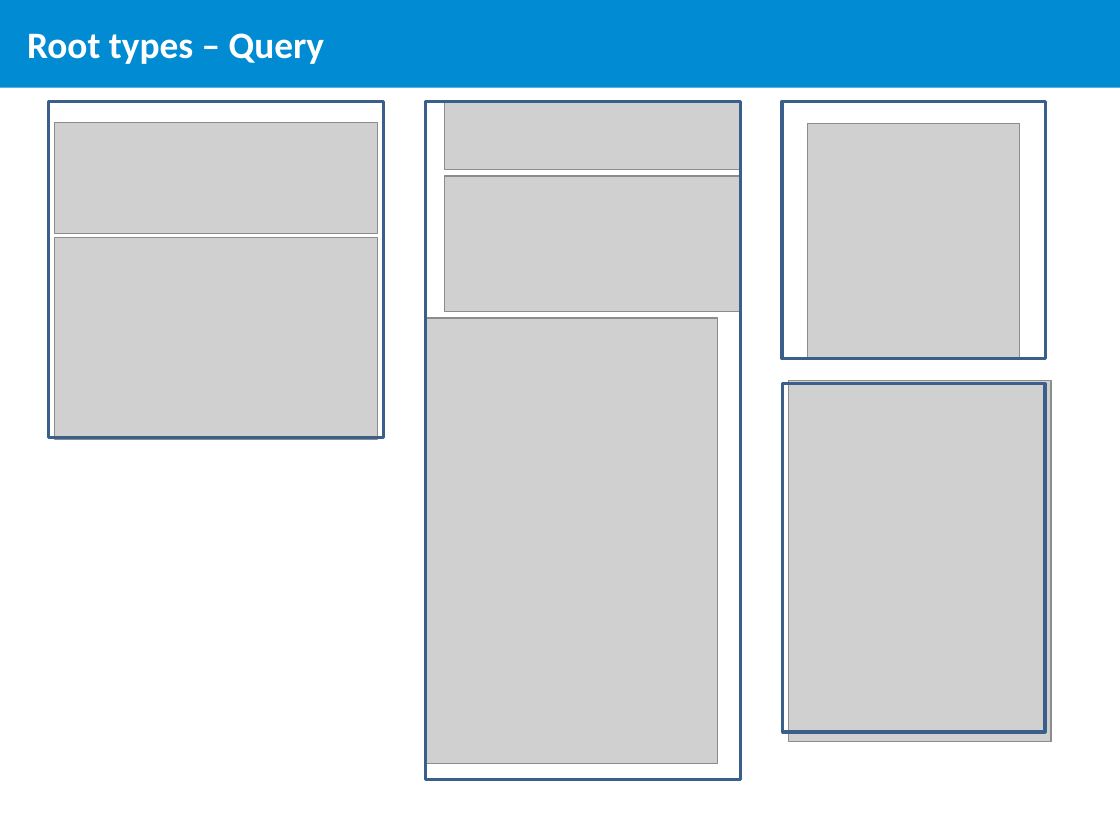
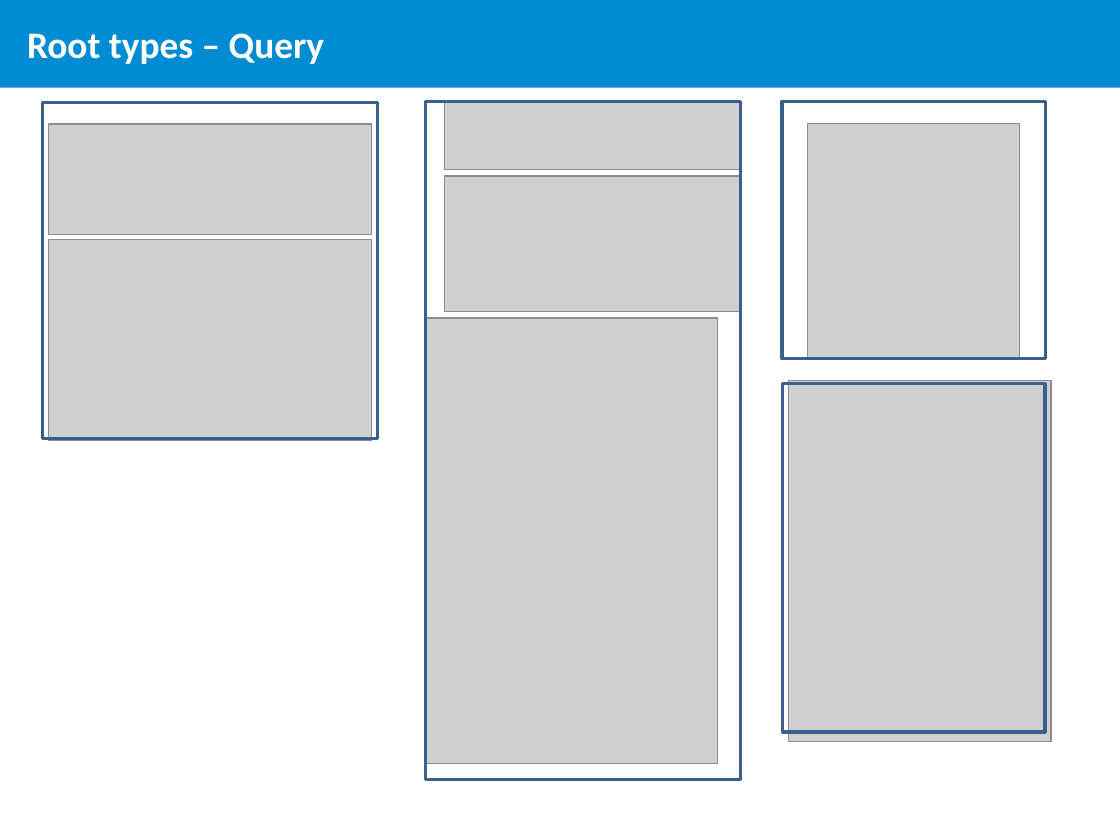
Before and after one commit to ElviraPratiwi/demoGraphql, a slide deck: slide 19 of Learn Graphql.pptx (slide 15 before the commit). Drawn at 1120x840 pixels with LibreOffice and Linux fonts; fonts in the diff are those of the drawing; grey boxes stand for pictures; background and template pictures are left out. Boxes give left, top, right and bottom in pixels: in the first picture for what was removed or moved away, otherwise in the second. Text is boxed around its words. In the diff, an @@ line names an element or a change of style, - is before the commit and + after.

```diff
--- a/Learn Graphql.pptx
+++ b/Learn Graphql.pptx
@@ rectangle: place and size @@
-rectangle at [48, 102, 383, 438]
+rectangle at [43, 103, 377, 439]
@@ picture: place and size @@
-picture at [55, 123, 377, 234]
+picture at [48, 124, 371, 235]
@@ picture: place and size @@
-picture at [55, 237, 377, 439]
+picture at [48, 240, 371, 441]
```
Also in this commit, not shown: 3 other slides changed, 5 slides added, 15 other files.
